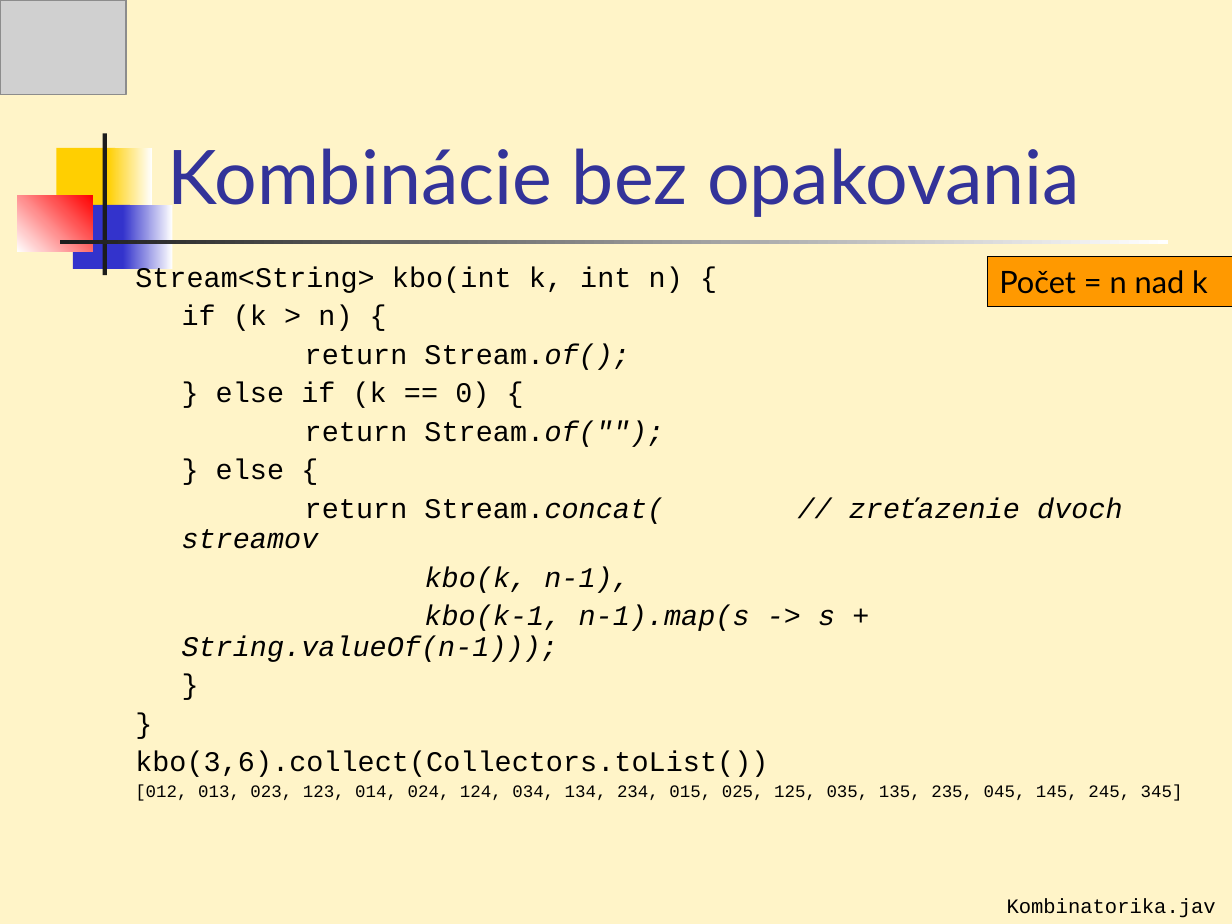
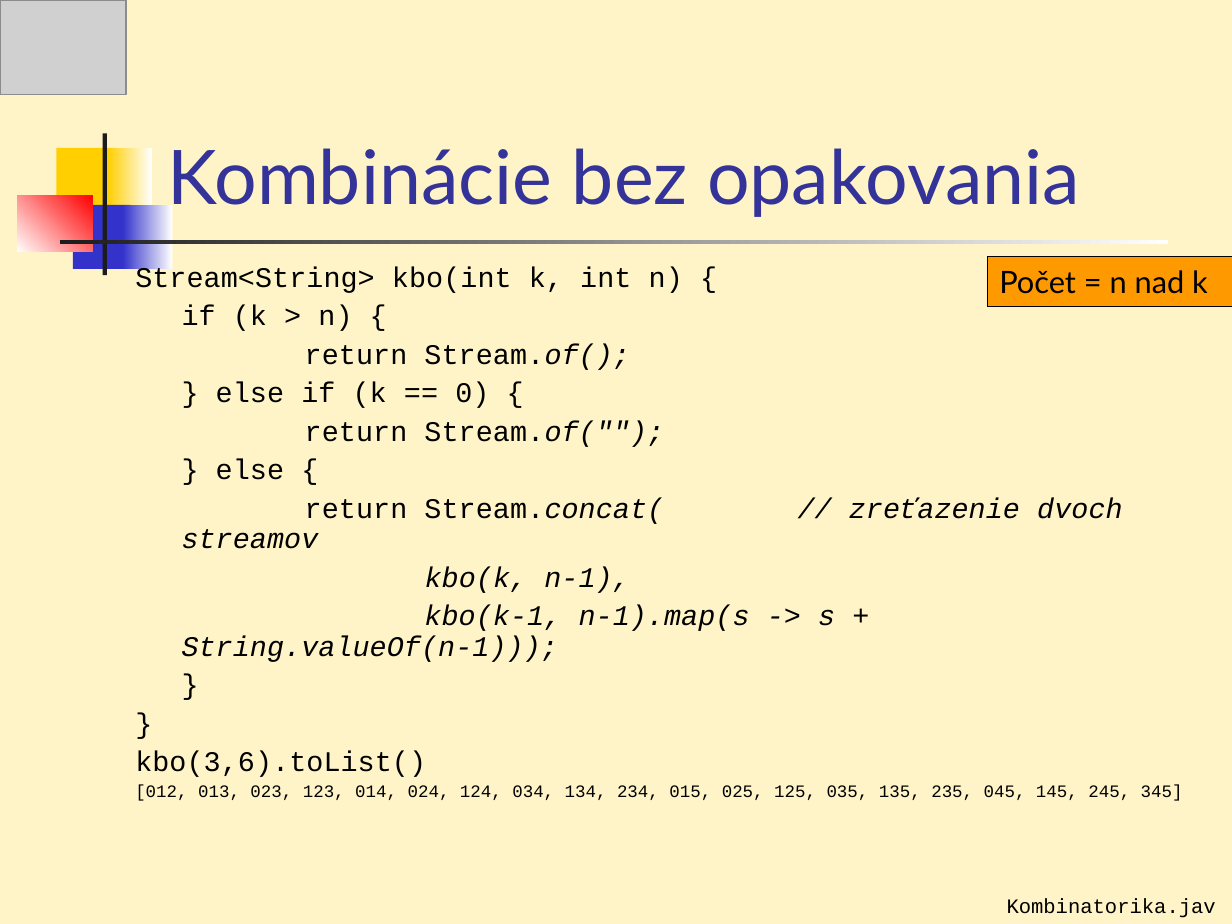
Before and after one commit to Programovanie4/Prednasky, a slide deck: slide 40 of 07/07_java.ppt. Drawn at 1232x924 pixels with LibreOffice and Linux fonts; fonts in the diff are those of the drawing; grey boxes stand for pictures. Boxes give left, top, right and bottom in pixels: in the first picture for what was removed or moved away, otherwise in the second. Text is boxed around its words. In the diff, an @@ line names an element or a change of style, - is before the commit and + after.

```diff
--- a/07/07_java.ppt
+++ b/07/07_java.ppt
@@ text at bbox=[135, 751, 426, 777]: text changed @@
-kbo(3,6).collect(Collectors.toList())
+kbo(3,6).toList()
```
Also in this commit, not shown: 12 other slides changed, 3 other files.
